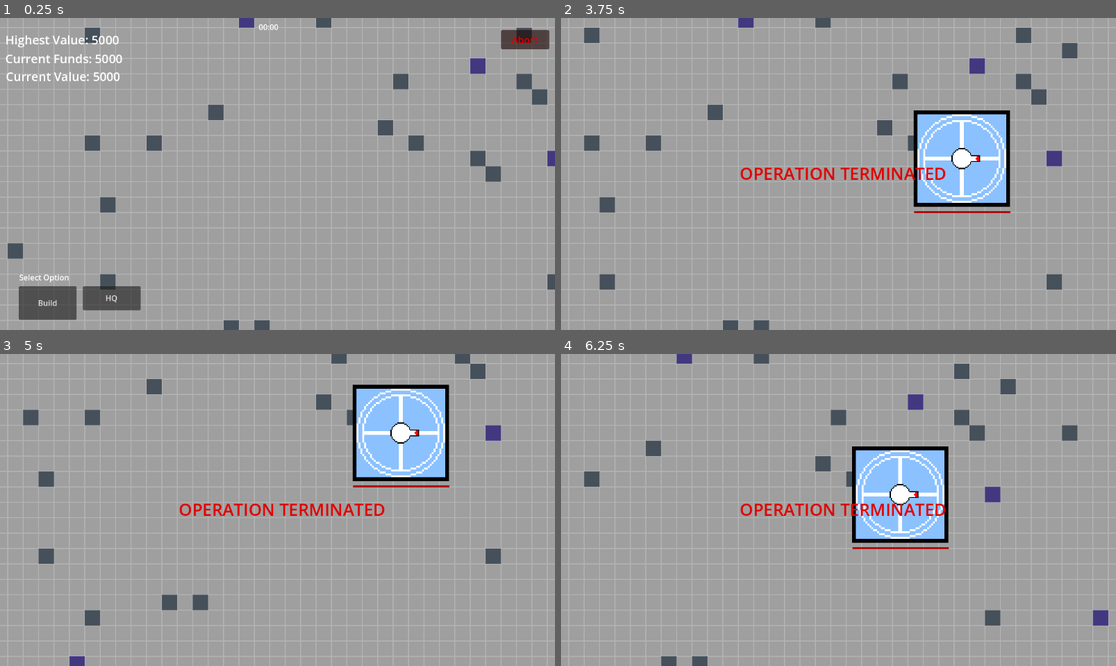
Above: before the commit, frames 1-4 (two rows, left to right).
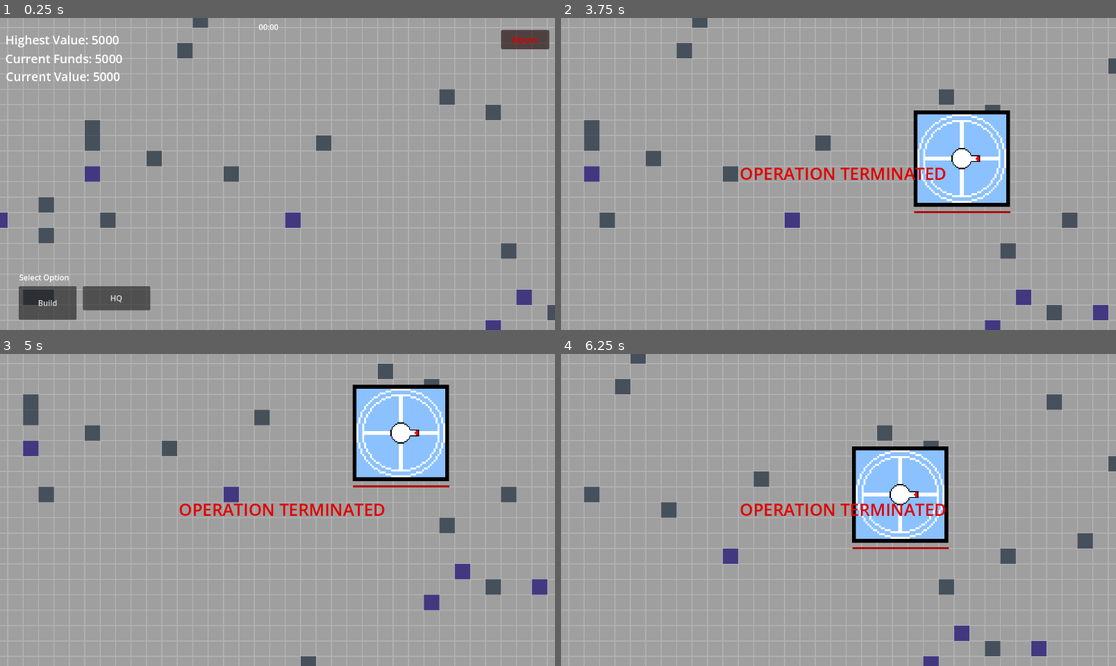
Above: after the commit, the same moments.

Repository: dwlee0802/BusinessTD
Game: Godot game, scene res://Scenes/game.tscn
Two runs of this game, one before a commit and one after it. Both use one fixed random seed, a clock stepped at 60 frames per second and the inputs below.
Inputs (mouse positions are in pixels of both pictures, inside the frame that each line leads up to):
- Up to frame 1 (0.25 s): no input
- Up to frame 2 (3.75 s): click "HQ" at 0.5 s; click "Build" at 1.25 s; click "Abort" at 2 s; click "Confirm" at 2.75 s; tap Enter at 3.5 s; move the mouse to (960, 158) at 3.52 s; hold D from 3.53 s (still down); click (960, 158) at 3.67 s
- Up to frame 3 (5 s): tap Space at 4.25 s; move the mouse to (166, 525) at 4.27 s; release D at 4.28 s; hold S from 4.28 s (still down); click (166, 525) at 4.42 s
- Up to frame 4 (6.25 s): tap Enter at 5 s; move the mouse to (894, 441) at 5.02 s; release S at 5.03 s; hold D 5.03-5.78 s; click (894, 441) at 5.17 s; tap Space at 5.75 s; move the mouse to (810, 572) at 5.77 s; hold W from 5.78 s (still down); click (810, 572) at 5.92 s

The runs differ from the first frame. In frame 1, 5.3% of the frame differs, in the area x 0-100%, y 0-100%; in frame 2, 4.7%; in frame 3, 4.0%; in frame 4, 4.4%.

Commit message:
Added Network Tower. Need to implement logistics update.

Diff:
--- a/Scenes/HQ.tscn
+++ b/Scenes/HQ.tscn
@@ -13,6 +13,9 @@
 size = Vector2(200, 15)
 
 [sub_resource type="CircleShape2D" id="CircleShape2D_c5605"]
+radius = 600.0
+
+[sub_resource type="CircleShape2D" id="CircleShape2D_u1shi"]
 radius = 600.0
 
 [node name="HQ" type="CharacterBody2D"]
@@ -60,3 +63,9 @@
 target_position = Vector2(0, 0)
 collision_mask = 10
 script = ExtResource("4_sn4ns")
+
+[node name="SupplyShapeCast" type="ShapeCast2D" parent="."]
+shape = SubResource("CircleShape2D_u1shi")
+target_position = Vector2(0, 0)
+collision_mask = 10
+script = ExtResource("4_sn4ns")
--- a/Scenes/UnitMenu.gd
+++ b/Scenes/UnitMenu.gd
@@ -14,11 +14,20 @@
 	if game.selectedUnit != null:
 		visible = true
 		var name
-		if game.selectedUnit.type == 2:
-				name = "Mining Drill at "
-				get_node("SellButton").visible = true
-				get_node("Name").text = name + str(game.selectedUnit.placedTile.row) + ", " + str(game.selectedUnit.placedTile.col)
-				get_node("Upkeep").text = "Upkeep: 2"
+		if game.selectedUnit.type == 3:
+			name = "Network Tower at "
+			get_node("Name").text = name + str(game.selectedUnit.placedTile.row) + ", " + str(game.selectedUnit.placedTile.col)
+			get_node("SellButton").visible = true
+			get_node("Upkeep").text = "Upkeep: 2"
+			get_node("AmmoChoiceMenu").visible = false
+			get_node("AttackSpeedMenu").visible = false
+		elif game.selectedUnit.type == 2:
+			name = "Mining Drill at "
+			get_node("SellButton").visible = true
+			get_node("Name").text = name + str(game.selectedUnit.placedTile.row) + ", " + str(game.selectedUnit.placedTile.col)
+			get_node("Upkeep").text = "Upkeep: 2"
+			get_node("AmmoChoiceMenu").visible = false
+			get_node("AttackSpeedMenu").visible = false
 		else:
 			ammoChoiceMenu.selected = game.selectedUnit.ammoType
 
--- a/Scenes/damage_popup.tscn
+++ b/Scenes/damage_popup.tscn
@@ -5,8 +5,11 @@
 [node name="DamagePopup" type="RichTextLabel"]
 modulate = Color(0.278431, 0.0392157, 0, 1)
 texture_filter = 1
-offset_right = 40.0
-offset_bottom = 40.0
+offset_right = 68.0
+offset_bottom = 50.0
+pivot_offset = Vector2(30, 25)
+theme_override_font_sizes/bold_font_size = 36
 bbcode_enabled = true
 text = "[b]100[/b]"
+fit_content = true
 script = ExtResource("1_bqnwc")
--- a/Scenes/game.gd
+++ b/Scenes/game.gd
@@ -6,6 +6,7 @@
 var enemyScene = preload("res://Scenes/enemyUnit.tscn")
 var damagePopupScene = preload("res://Scenes/damage_popup.tscn")
 var miningDrillScene = preload("res://Scenes/mining_drill.tscn")
+var networkTowerScene = preload("res://Scenes/network_tower.tscn")
 
 var waitingForBuildLocation: bool = false
 var buildType
@@ -25,10 +26,10 @@
 
 # how many tiles a building of type index takes up
 # 0: turret, 1: HQ, 2: Mining Drill
-var buildingSizeN = [3, 7, 5]
+var buildingSizeN = [3, 7, 5, 3]
 
 # upfront cost of buildings
-var buildingCosts = [800, 1500, 500]
+var buildingCosts = [800, 1500, 500, 300]
 
 var spawnRate: float = 2
 var spawnRateHolder: float = 1
@@ -174,6 +175,7 @@
 						get_node("Camera/CanvasLayer/InGameUI/BuildMenu/BuildButton/BuildOptionsMenu/HQButton").visible = false
 						get_node("Camera/CanvasLayer/InGameUI/BuildMenu/BuildButton/BuildOptionsMenu/TurretButton").visible = true
 						get_node("Camera/CanvasLayer/InGameUI/BuildMenu/BuildButton/BuildOptionsMenu/MiningDrillButton").visible = true
+						get_node("Camera/CanvasLayer/InGameUI/BuildMenu/BuildButton/BuildOptionsMenu/NetworkTowerButton").visible = true
 
 						operationFunds -= buildingCosts[buildType]
 						playerStructures.append(newHQ)
@@ -203,6 +205,22 @@
 
 						waitingForBuildLocation = false
 
+					elif buildType == 3:
+						var newTower = networkTowerScene.instantiate()
+						add_child(newTower)
+						newTower.position = selectedTile.position
+						newTower.placedTile = selectedTile
+						newTower.type = 3
+
+						for row in tiles:
+							for tile in row:
+								tile.occupied = true
+
+						playerStructures.append(newTower)
+						operationFunds -= buildingCosts[buildType]
+						waitingForBuildLocation = false
+						print("Spawned Network Tower at ", selectedTile)
+
 
 
 
@@ -247,7 +265,7 @@
 func MakeDamagePopup(where, amount, color = Color.DARK_RED):
 	var newPopup =damagePopupScene.instantiate()
 	newPopup.position = where
-	newPopup.text = str(amount)
+	newPopup.text = "[font_size={25}]" + str(amount) + "[/font_size]"
 	newPopup.modulate = color
 	add_child(newPopup)
 
@@ -280,7 +298,9 @@
 	if extra_arg_0 == 1:
 		str = "HQ"
 	if extra_arg_0 == 2:
-		str = "mining drill"
+		str = "Mining drill"
+	if extra_arg_0 == 3:
+		str = "Network Tower"
 
 	print("Waiting for ", str, " build location!\n")
 	buildType = extra_arg_0
--- a/Scenes/game.tscn
+++ b/Scenes/game.tscn
@@ -68,7 +68,7 @@
 [node name="HQButton" type="Button" parent="Camera/CanvasLayer/InGameUI/BuildMenu/BuildButton/BuildOptionsMenu"]
 layout_mode = 0
 offset_left = 133.0
-offset_right = 253.0
+offset_right = 273.0
 offset_bottom = 50.0
 text = "HQ"
 
@@ -76,17 +76,24 @@
 visible = false
 layout_mode = 0
 offset_left = 133.0
-offset_right = 253.0
+offset_right = 273.0
 offset_bottom = 50.0
 text = "Turret"
 
 [node name="MiningDrillButton" type="Button" parent="Camera/CanvasLayer/InGameUI/BuildMenu/BuildButton/BuildOptionsMenu"]
 visible = false
 layout_mode = 0
-offset_left = 266.0
-offset_right = 386.0
+offset_left = 279.0
+offset_right = 419.0
 offset_bottom = 50.0
 text = "Mining Drill"
+
+[node name="NetworkTowerButton" type="Button" parent="Camera/CanvasLayer/InGameUI/BuildMenu/BuildButton/BuildOptionsMenu"]
+visible = false
+offset_left = 425.0
+offset_right = 565.0
+offset_bottom = 50.0
+text = "Network Tower"
 
 [node name="GamePausedLabel" type="RichTextLabel" parent="Camera/CanvasLayer/InGameUI"]
 visible = false
@@ -299,6 +306,9 @@
 [connection signal="mouse_entered" from="Camera/CanvasLayer/InGameUI/BuildMenu/BuildButton/BuildOptionsMenu/MiningDrillButton" to="." method="_on_mouse_entered_ui"]
 [connection signal="mouse_exited" from="Camera/CanvasLayer/InGameUI/BuildMenu/BuildButton/BuildOptionsMenu/MiningDrillButton" to="." method="_on_mouse_exited_ui"]
 [connection signal="pressed" from="Camera/CanvasLayer/InGameUI/BuildMenu/BuildButton/BuildOptionsMenu/MiningDrillButton" to="." method="_on_build_turret_option_pressed" binds= [2]]
+[connection signal="mouse_entered" from="Camera/CanvasLayer/InGameUI/BuildMenu/BuildButton/BuildOptionsMenu/NetworkTowerButton" to="." method="_on_mouse_entered_ui"]
+[connection signal="mouse_exited" from="Camera/CanvasLayer/InGameUI/BuildMenu/BuildButton/BuildOptionsMenu/NetworkTowerButton" to="." method="_on_mouse_exited_ui"]
+[connection signal="pressed" from="Camera/CanvasLayer/InGameUI/BuildMenu/BuildButton/BuildOptionsMenu/NetworkTowerButton" to="." method="_on_build_turret_option_pressed" binds= [3]]
 [connection signal="mouse_entered" from="Camera/CanvasLayer/InGameUI/AbortButton" to="." method="_on_mouse_entered_ui"]
 [connection signal="mouse_exited" from="Camera/CanvasLayer/InGameUI/AbortButton" to="." method="_on_mouse_exited_ui"]
 [connection signal="mouse_entered" from="Camera/CanvasLayer/InGameUI/AbortButton/Buttons/ConfirmButton" to="." method="_on_mouse_entered_ui"]
--- a/Scenes/map_block.gd
+++ b/Scenes/map_block.gd
@@ -2,8 +2,8 @@
 
 class_name MapBlock
 
-@export var boardWidth = 200
-@export var boardHeight = 200
+@export var boardWidth = 100
+@export var boardHeight = 100
 
 var depositSpawnRate: float = 0.005
 var slowdownSpawnRate: float = 0.02
--- a/Scenes/mining_drill.gd
+++ b/Scenes/mining_drill.gd
@@ -8,7 +8,7 @@
 var healthBar
 var healthBarSize: int = 125
 
-var profitGenerationPeriod: int = 1
+var profitGenerationPeriod: float = 0.5
 var profitHolder: float = 1
 
 var placedTile
@@ -40,7 +40,7 @@
 	if profitHolder <= 0:
 		game.operationFunds += 20
 		profitHolder = profitGenerationPeriod
-		game.MakeDamagePopup(position, 20, Color.YELLOW)
+		game.MakeDamagePopup(position, 20, Color.LAWN_GREEN)
 
 
 
--- /dev/null
+++ b/Scenes/network_tower.gd
@@ -0,0 +1,27 @@
+extends CharacterBody2D
+
+var placedTile
+
+var type
+
+var hitPoints: int = 250
+
+var game
+
+var isConnected: bool = false
+
+func _ready():
+	game = get_parent()
+
+func hit(damage):
+	print("hit!")
+#	hitPoints -= 100
+	game.MakeDamagePopup(position, damage, Color.WEB_PURPLE)
+
+
+func UpdateConnection():
+	pass
+
+
+func UpdateSupply():
+	pass
--- /dev/null
+++ b/Scenes/network_tower.tscn
@@ -0,0 +1,45 @@
+[gd_scene load_steps=7 format=3 uid="uid://do8osn2fwfcie"]
+
+[ext_resource type="Script" path="res://Scenes/network_tower.gd" id="1_cbbve"]
+[ext_resource type="Texture2D" uid="uid://dd5afxx4cb41u" path="res://Art/network_tower.png" id="1_n5qn0"]
+[ext_resource type="Texture2D" uid="uid://bqyshusuhavsd" path="res://Art/single_white_pixel.png" id="2_0x82i"]
+[ext_resource type="Script" path="res://Scenes/attackRange.gd" id="3_kklyg"]
+
+[sub_resource type="RectangleShape2D" id="RectangleShape2D_jtlyj"]
+size = Vector2(70, 70.5)
+
+[sub_resource type="CircleShape2D" id="CircleShape2D_bbtwl"]
+radius = 800.0
+
+[node name="Network Tower" type="CharacterBody2D"]
+collision_layer = 17
+collision_mask = 0
+script = ExtResource("1_cbbve")
+
+[node name="Sprite2D" type="Sprite2D" parent="."]
+texture_filter = 1
+scale = Vector2(2.2, 2.2)
+texture = ExtResource("1_n5qn0")
+
+[node name="CollisionShape2D" type="CollisionShape2D" parent="."]
+position = Vector2(0, 0.25)
+shape = SubResource("RectangleShape2D_jtlyj")
+debug_color = Color(0.972549, 0, 0.447059, 0.419608)
+
+[node name="Healthbar" type="Sprite2D" parent="."]
+modulate = Color(0.698039, 0, 0, 1)
+position = Vector2(-35, 40)
+scale = Vector2(70, 3.734)
+texture = ExtResource("2_0x82i")
+centered = false
+
+[node name="ConnectionShapeCast" type="ShapeCast2D" parent="."]
+shape = SubResource("CircleShape2D_bbtwl")
+target_position = Vector2(0, 0)
+collision_mask = 16
+script = ExtResource("3_kklyg")
+
+[node name="SupplyShapeCast" type="ShapeCast2D" parent="."]
+shape = SubResource("CircleShape2D_bbtwl")
+target_position = Vector2(0, 0)
+script = ExtResource("3_kklyg")
--- a/Scenes/turret.gd
+++ b/Scenes/turret.gd
@@ -122,7 +122,7 @@
 func hit(damage):
 	print("hit!")
 #	hitPoints -= 100
-	game.MakeDamagePopup(position, damage, Color.LAVENDER_BLUSH)
+	game.MakeDamagePopup(position, damage, Color.WEB_PURPLE)
 
 
 func ChangeFireRate(ammotype):
--- a/project.godot
+++ b/project.godot
@@ -20,6 +20,7 @@
 2d_physics/layer_2="AttackRange"
 2d_physics/layer_3="Tile"
 2d_physics/layer_4="EnemyBody"
+2d_physics/layer_5="Network"
 
 [rendering]
 
Binary file added: Art/network_tower.png
Not shown, added: Art/network_tower.png.import
Not shown: 1 places in Scenes/HQ.tscn that only renumber resources
